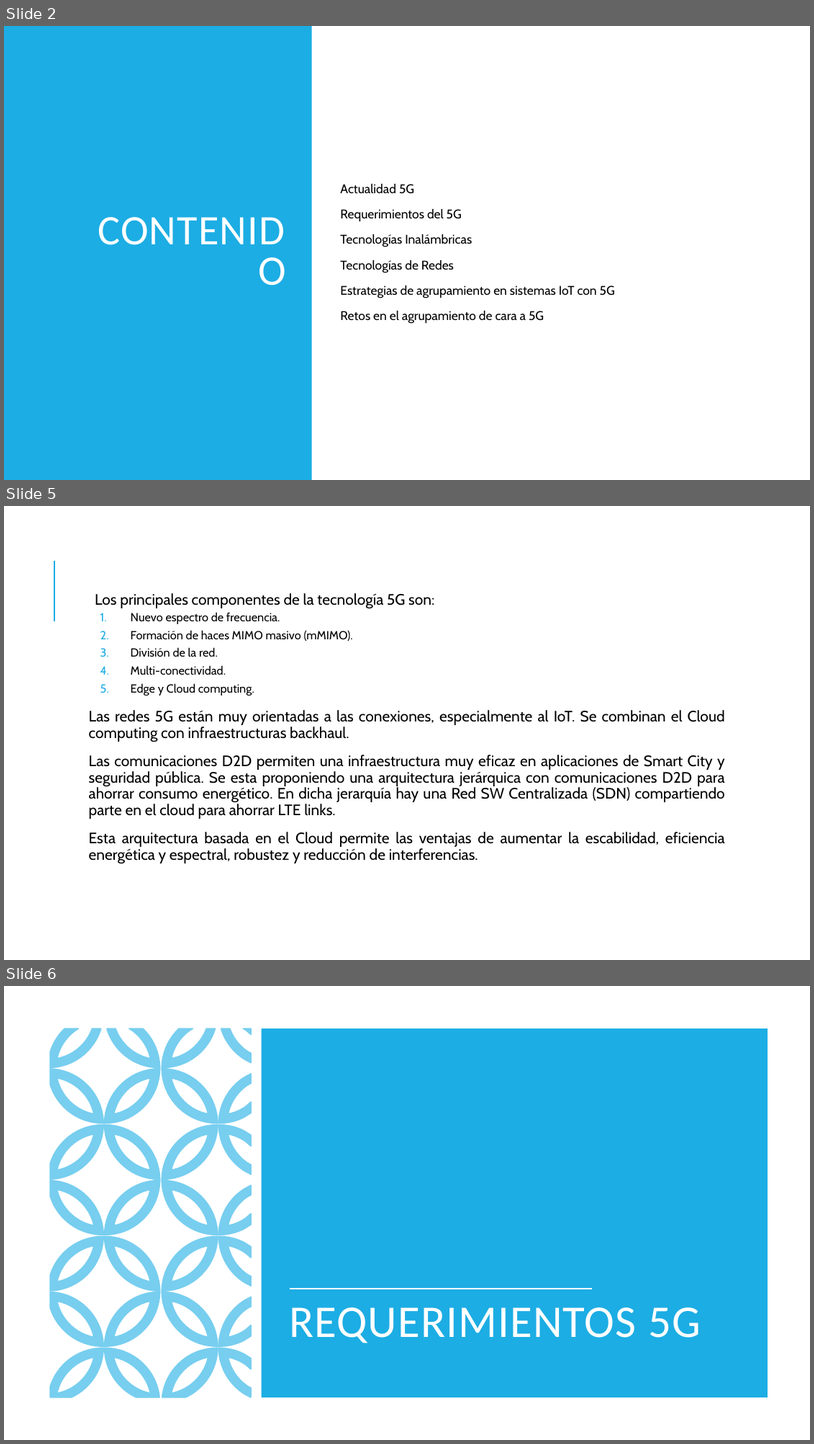
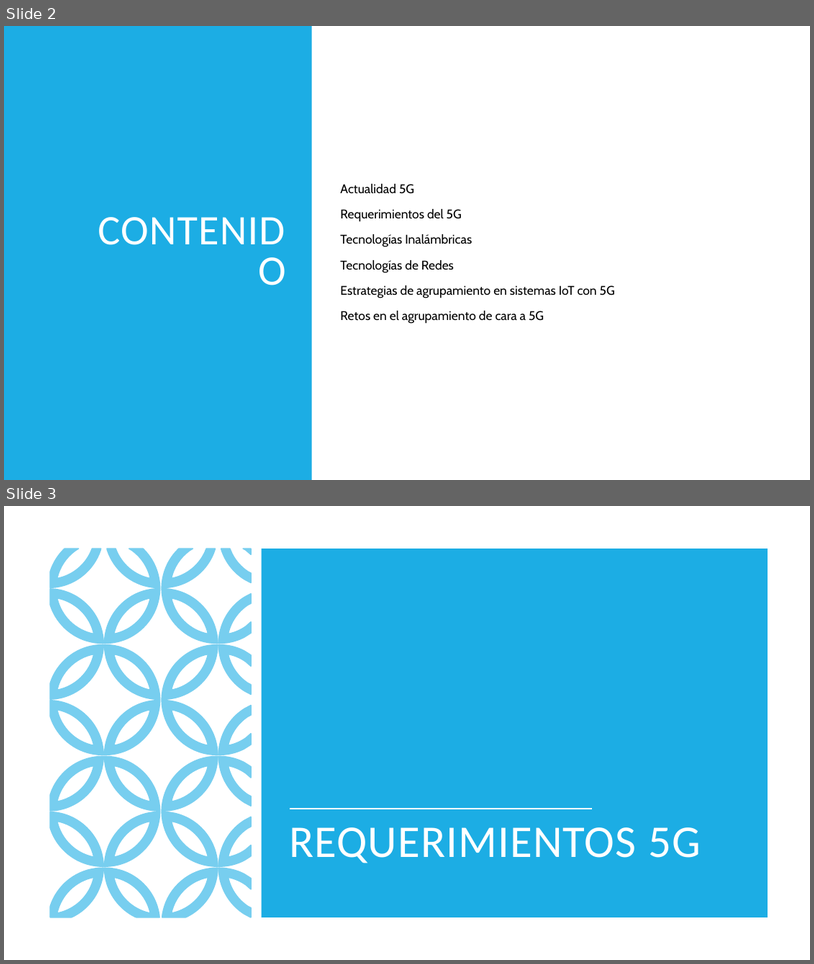
Before and after one commit to Jorjo80/TFM, a slide deck: 1ªInvestigacion/5g.pptx. Shown one above the other, each under a label of ours: slides 2, 5 and 6 before the commit, slides 2 and 3 after it; the slides between them are not shown. The pictures are 814x1444 and 814x964 pixels, drawn with LibreOffice and Linux fonts; fonts in the diff are those of the drawing. Boxes give left, top, right and bottom in pixels: in the first picture for what was removed or moved away, otherwise in the second. Text is boxed around its words. In the diff, an @@ line names an element or a change of style, - is before the commit and + after.

```diff
--- a/1ªInvestigacion/5g.pptx
+++ b/1ªInvestigacion/5g.pptx
@@ slide 5 removed at (4, 506, 810, 960), background #FFFFFF; not listed: 1 template element that a slide beside it also shows @@
@@ text removed at (89, 593, 725, 864) @@
-  Los principales componentes de la tecnología 5G son:
-  1. Nuevo espectro de frecuencia.
-  2. Formación de haces MIMO masivo (mMIMO).
-  3. División de la red.
-  4. Multi-conectividad.
-  5. Edge y Cloud computing.
-Las redes 5G están muy orientadas a las conexiones, especialmente al IoT. Se combinan el Cloud computing con infraestructuras backhaul.
-Las comunicaciones D2D permiten una infraestructura muy eficaz en aplicaciones de Smart City y seguridad pública. Se esta proponiendo una arquitectura jerárquica con comunicaciones D2D para ahorrar consumo energético. En dicha jerarquía hay una Red SW Centralizada (SDN) compartiendo parte en el cloud para ahorrar LTE links.
-Esta arquitectura basada en el Cloud permite las ventajas de aumentar la escabilidad, eficiencia energética y espectral, robustez y reducción de interferencias.
@@ what was slide 6 is now slide 3 @@
```
Also in this commit, not shown: 7 other slides removed, 31 other files.
